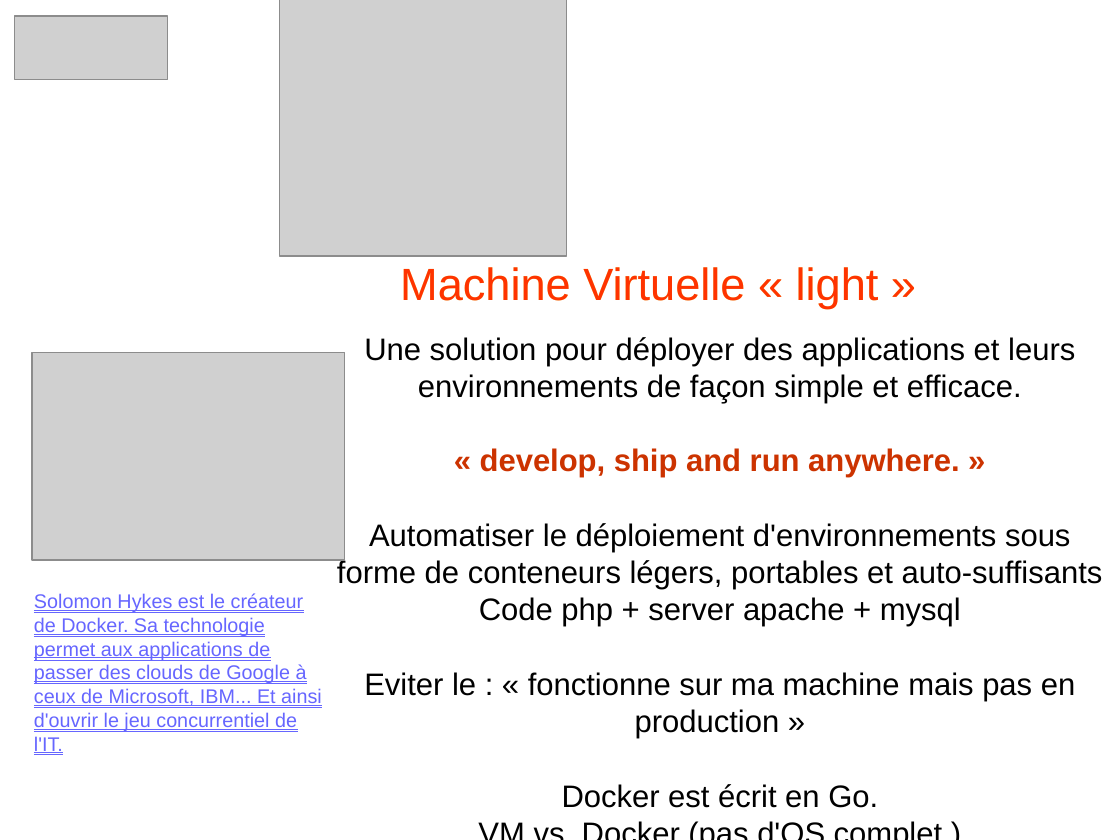
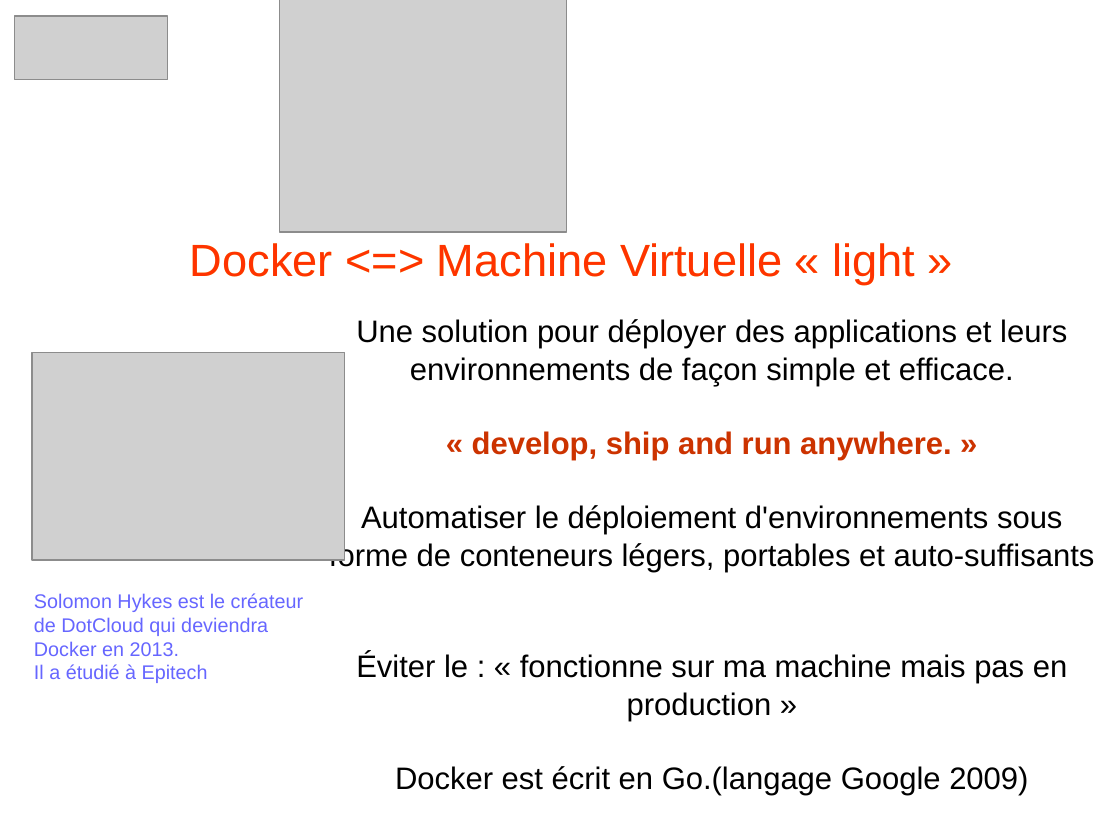
Before and after one commit to heylve/current, a slide deck: slide 2 of Rencontre_devs/docker_dev_conf_20_11_2017.odp. Drawn at 1120x840 pixels with LibreOffice and Linux fonts; fonts in the diff are those of the drawing; grey boxes stand for pictures. Boxes give left, top, right and bottom in pixels: in the first picture for what was removed or moved away, otherwise in the second. Text is boxed around its words. In the diff, an @@ line names an element or a change of style, - is before the commit and + after.

```diff
--- a/Rencontre_devs/docker_dev_conf_20_11_2017.odp
+++ b/Rencontre_devs/docker_dev_conf_20_11_2017.odp
@@ picture: place and size @@
-picture at bbox=[281, 0, 567, 256]
+picture at bbox=[281, 0, 567, 232]
@@ text at bbox=[190, 243, 915, 284]: text changed @@
-Machine Virtuelle « light »
+Docker <=> Machine Virtuelle « light »
@@ subtitle "Une solution pour déployer des ...": place and size @@
-subtitle "Une solution pour déployer des ..." at bbox=[337, 337, 1103, 808]
+subtitle "Une solution pour déployer des ..." at bbox=[329, 319, 1095, 796]
@@ text at bbox=[34, 593, 304, 683]: text changed @@
-Solomon Hykes est le créateur de Docker. Sa technologie permet aux applications de passer des clouds de Google à ceux de Microsoft, IBM... Et ainsi d'ouvrir le jeu concurrentiel de l'IT.
+Solomon Hykes est le créateur de DotCloud qui deviendra Docker en 2013.
+Il a étudié à Epitech
@@ subtitle at bbox=[356, 653, 1067, 796]: text changed @@
-Code php + server apache + mysql
-Eviter le : « fonctionne sur ma machine mais pas en production »
-Docker est écrit en Go.
-VM vs Docker (pas d'OS complet )
+Éviter le : « fonctionne sur ma machine mais pas en production »
+Docker est écrit en Go.(langage Google 2009)
```
Also in this commit, not shown: 8 other slides changed, 3 slides added, 8 slides removed, 1 other file.
